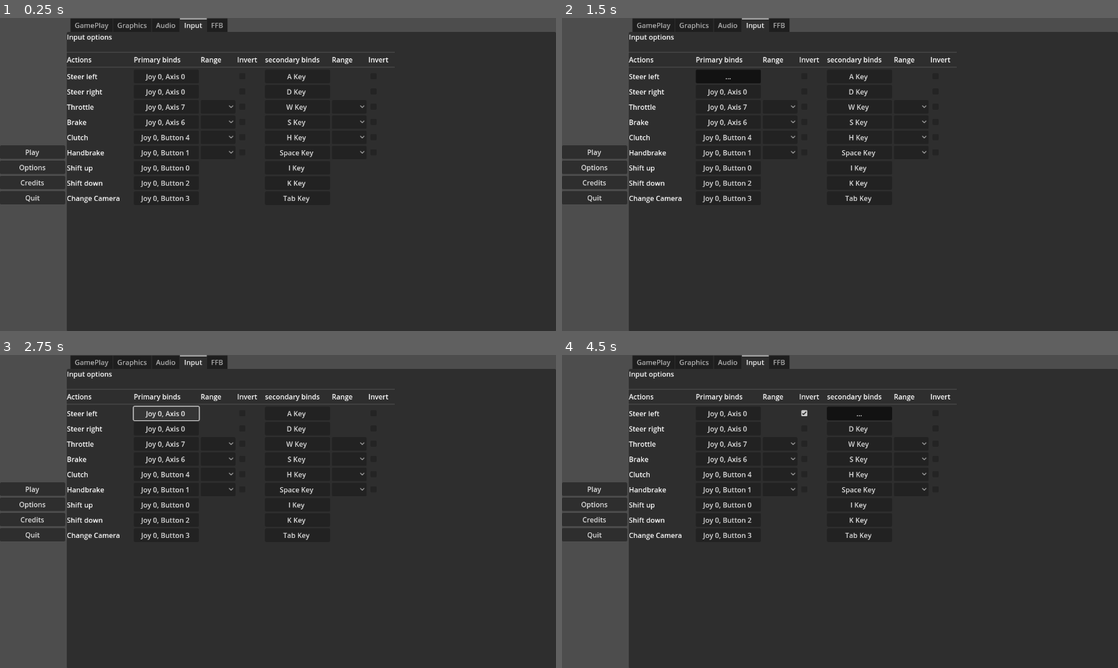
Above: before the commit, frames 1-4 (two rows, left to right).
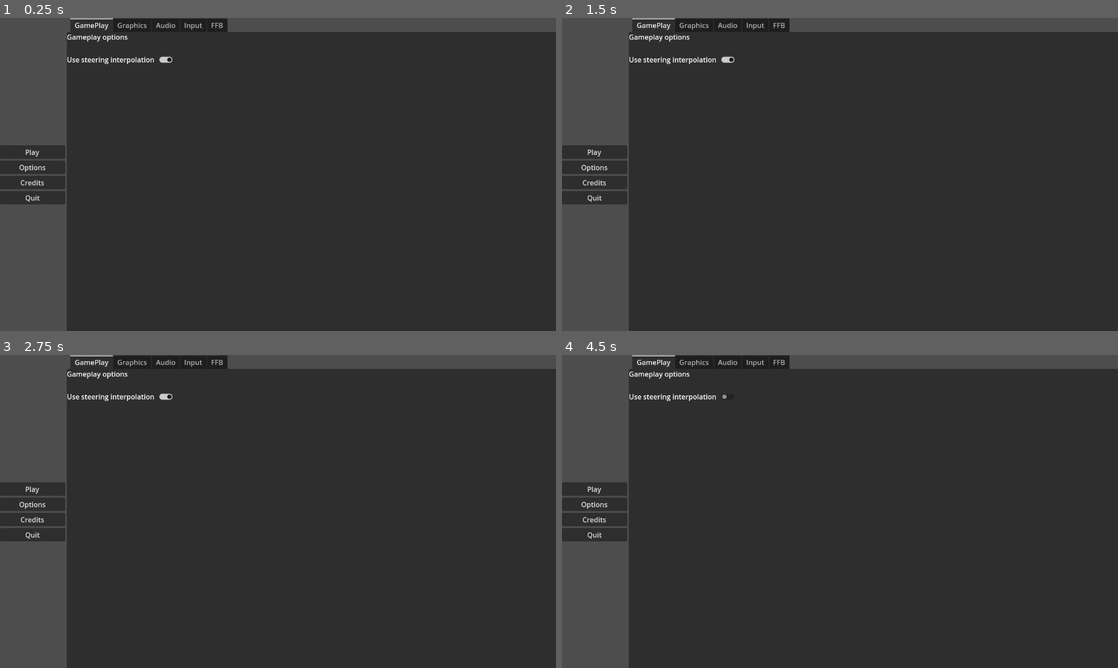
Above: after the commit, the same moments.

Repository: Dechode/Open-Throttle
Game: Godot game, scene res://scenes/gui/menus/main_menu.tscn
Same seed, same stepped clock (60 frames per second), same inputs: the game is played once before the commit and once after it.
Inputs (mouse positions are in pixels of both pictures, inside the frame that each line leads up to):
- Up to frame 1 (0.25 s): no input
- Up to frame 2 (1.5 s): click "Options" at 0.5 s; click (728, 77) at 1.25 s, where only the run before the commit has a clickable "Joy 0, Axis 0"
- Up to frame 3 (2.75 s): click (166, 414) at 2 s, where only the run before the commit has a clickable "..."
- Up to frame 4 (4.5 s): click (728, 395) at 2.77 s; click (812, 414) at 3.52 s; click (862, 414) at 4.25 s, where only the run before the commit has a clickable "A Key"

The runs differ from the first frame. In frame 1, 2.1% of the frame differs, in the area x 12-70%, y 0-60%; in frame 2, 2.6%; in frame 3, 2.2%; in frame 4, 2.6%.

Commit message:
Remove unused line

Diff:
--- a/scenes/gui/menus/car_button.gd
+++ b/scenes/gui/menus/car_button.gd
@@ -6,7 +6,6 @@
 @export var is_player := true
 
 func _on_car_button_pressed():
-	var driver_type := 0
 	var car_scene = load(car_path).instantiate()
 	var car_params = CarParameters.new()
 	var car: BaseCar
--- a/scenes/gui/menus/main_menu.tscn
+++ b/scenes/gui/menus/main_menu.tscn
@@ -84,28 +84,11 @@
 layout_mode = 2
 
 [node name="GamePlay" parent="HBoxContainer/Options" index="1"]
-visible = false
-layout_mode = 2
+visible = true
 
 [node name="VBoxContainer" parent="HBoxContainer/Options/GamePlay" index="0"]
-layout_mode = 0
-anchor_right = 0.0
-anchor_bottom = 0.0
-
-[node name="Label" parent="HBoxContainer/Options/GamePlay/VBoxContainer" index="0"]
-layout_mode = 2
-
-[node name="SteeringInterpolation" parent="HBoxContainer/Options/GamePlay/VBoxContainer" index="1"]
-layout_mode = 2
-
-[node name="Label" parent="HBoxContainer/Options/GamePlay/VBoxContainer/SteeringInterpolation" index="0"]
-layout_mode = 2
-
-[node name="CheckButton" parent="HBoxContainer/Options/GamePlay/VBoxContainer/SteeringInterpolation" index="1"]
-layout_mode = 2
-
-[node name="Graphics" parent="HBoxContainer/Options" index="2"]
-layout_mode = 2
+anchor_right = 0.0
+anchor_bottom = 0.0
 
 [node name="VBoxContainer" parent="HBoxContainer/Options/Graphics" index="0"]
 layout_mode = 1
@@ -113,362 +96,26 @@
 grow_horizontal = 2
 grow_vertical = 2
 
-[node name="Label" parent="HBoxContainer/Options/Graphics/VBoxContainer" index="0"]
-layout_mode = 2
-
-[node name="AspectRatio" parent="HBoxContainer/Options/Graphics/VBoxContainer" index="1"]
-layout_mode = 2
-
-[node name="Label" parent="HBoxContainer/Options/Graphics/VBoxContainer/AspectRatio" index="0"]
-layout_mode = 2
-
 [node name="OptionButton" parent="HBoxContainer/Options/Graphics/VBoxContainer/AspectRatio" index="1"]
 custom_minimum_size = Vector2(50, 0)
-layout_mode = 2
-selected = -1
-
-[node name="Resolution" parent="HBoxContainer/Options/Graphics/VBoxContainer" index="2"]
-layout_mode = 2
-
-[node name="Label" parent="HBoxContainer/Options/Graphics/VBoxContainer/Resolution" index="0"]
-layout_mode = 2
 
 [node name="OptionButton" parent="HBoxContainer/Options/Graphics/VBoxContainer/Resolution" index="1"]
 custom_minimum_size = Vector2(50, 0)
-layout_mode = 2
-
-[node name="Fullscreen" parent="HBoxContainer/Options/Graphics/VBoxContainer" index="3"]
-layout_mode = 2
-
-[node name="Label" parent="HBoxContainer/Options/Graphics/VBoxContainer/Fullscreen" index="0"]
-layout_mode = 2
-
-[node name="CheckButton" parent="HBoxContainer/Options/Graphics/VBoxContainer/Fullscreen" index="1"]
-layout_mode = 2
-
-[node name="VSync" parent="HBoxContainer/Options/Graphics/VBoxContainer" index="4"]
-layout_mode = 2
-
-[node name="Label" parent="HBoxContainer/Options/Graphics/VBoxContainer/VSync" index="0"]
-layout_mode = 2
-
-[node name="CheckButton" parent="HBoxContainer/Options/Graphics/VBoxContainer/VSync" index="1"]
-layout_mode = 2
-
-[node name="Shadows" parent="HBoxContainer/Options/Graphics/VBoxContainer" index="5"]
-layout_mode = 2
-
-[node name="Label" parent="HBoxContainer/Options/Graphics/VBoxContainer/Shadows" index="0"]
-layout_mode = 2
-
-[node name="CheckButton" parent="HBoxContainer/Options/Graphics/VBoxContainer/Shadows" index="1"]
-layout_mode = 2
-
-[node name="Audio" parent="HBoxContainer/Options" index="3"]
-layout_mode = 2
 
 [node name="VBoxContainer" parent="HBoxContainer/Options/Audio" index="0"]
-layout_mode = 0
-anchor_right = 0.0
-anchor_bottom = 0.0
-
-[node name="Label" parent="HBoxContainer/Options/Audio/VBoxContainer" index="0"]
-layout_mode = 2
-
-[node name="MasterVolume" parent="HBoxContainer/Options/Audio/VBoxContainer" index="1"]
-layout_mode = 2
-
-[node name="Label" parent="HBoxContainer/Options/Audio/VBoxContainer/MasterVolume" index="0"]
-layout_mode = 2
-
-[node name="HSlider" parent="HBoxContainer/Options/Audio/VBoxContainer/MasterVolume" index="1"]
-layout_mode = 2
-
-[node name="Label2" parent="HBoxContainer/Options/Audio/VBoxContainer/MasterVolume" index="2"]
-layout_mode = 2
+anchor_right = 0.0
+anchor_bottom = 0.0
 
 [node name="Input" parent="HBoxContainer/Options" index="4"]
-visible = true
-layout_mode = 2
+visible = false
 
 [node name="VBoxContainer" parent="HBoxContainer/Options/Input" index="0"]
-layout_mode = 0
-anchor_right = 0.0
-anchor_bottom = 0.0
-
-[node name="Label" parent="HBoxContainer/Options/Input/VBoxContainer" index="0"]
-layout_mode = 2
-
-[node name="HSeparator2" parent="HBoxContainer/Options/Input/VBoxContainer" index="1"]
-layout_mode = 2
-
-[node name="BindTitles" parent="HBoxContainer/Options/Input/VBoxContainer" index="2"]
-layout_mode = 2
-
-[node name="Label9" parent="HBoxContainer/Options/Input/VBoxContainer/BindTitles" index="0"]
-layout_mode = 2
-
-[node name="Label10" parent="HBoxContainer/Options/Input/VBoxContainer/BindTitles" index="1"]
-layout_mode = 2
-
-[node name="Label12" parent="HBoxContainer/Options/Input/VBoxContainer/BindTitles" index="2"]
-layout_mode = 2
-
-[node name="Label13" parent="HBoxContainer/Options/Input/VBoxContainer/BindTitles" index="3"]
-layout_mode = 2
-
-[node name="Label11" parent="HBoxContainer/Options/Input/VBoxContainer/BindTitles" index="4"]
-layout_mode = 2
-
-[node name="Label14" parent="HBoxContainer/Options/Input/VBoxContainer/BindTitles" index="5"]
-layout_mode = 2
-
-[node name="Label15" parent="HBoxContainer/Options/Input/VBoxContainer/BindTitles" index="6"]
-layout_mode = 2
-
-[node name="HSeparator" parent="HBoxContainer/Options/Input/VBoxContainer" index="3"]
-layout_mode = 2
-
-[node name="SteerLeft" parent="HBoxContainer/Options/Input/VBoxContainer" index="4"]
-layout_mode = 2
-
-[node name="Label" parent="HBoxContainer/Options/Input/VBoxContainer/SteerLeft" index="0"]
-layout_mode = 2
-
-[node name="BindButton" parent="HBoxContainer/Options/Input/VBoxContainer/SteerLeft" index="1"]
-layout_mode = 2
-
-[node name="HBoxContainer" parent="HBoxContainer/Options/Input/VBoxContainer/SteerLeft" index="2"]
-layout_mode = 2
-
-[node name="CheckBox" parent="HBoxContainer/Options/Input/VBoxContainer/SteerLeft" index="3"]
-layout_mode = 2
-
-[node name="BindButton2" parent="HBoxContainer/Options/Input/VBoxContainer/SteerLeft" index="4"]
-layout_mode = 2
-
-[node name="HBoxContainer2" parent="HBoxContainer/Options/Input/VBoxContainer/SteerLeft" index="5"]
-layout_mode = 2
-
-[node name="CheckBox2" parent="HBoxContainer/Options/Input/VBoxContainer/SteerLeft" index="6"]
-layout_mode = 2
-
-[node name="SteerRight" parent="HBoxContainer/Options/Input/VBoxContainer" index="5"]
-layout_mode = 2
-
-[node name="Label" parent="HBoxContainer/Options/Input/VBoxContainer/SteerRight" index="0"]
-layout_mode = 2
-
-[node name="BindButton" parent="HBoxContainer/Options/Input/VBoxContainer/SteerRight" index="1"]
-layout_mode = 2
-
-[node name="HBoxContainer" parent="HBoxContainer/Options/Input/VBoxContainer/SteerRight" index="2"]
-layout_mode = 2
-
-[node name="CheckBox" parent="HBoxContainer/Options/Input/VBoxContainer/SteerRight" index="3"]
-layout_mode = 2
-
-[node name="BindButton2" parent="HBoxContainer/Options/Input/VBoxContainer/SteerRight" index="4"]
-layout_mode = 2
-
-[node name="HBoxContainer2" parent="HBoxContainer/Options/Input/VBoxContainer/SteerRight" index="5"]
-layout_mode = 2
-
-[node name="CheckBox2" parent="HBoxContainer/Options/Input/VBoxContainer/SteerRight" index="6"]
-layout_mode = 2
-
-[node name="Throttle" parent="HBoxContainer/Options/Input/VBoxContainer" index="6"]
-layout_mode = 2
-
-[node name="Label" parent="HBoxContainer/Options/Input/VBoxContainer/Throttle" index="0"]
-layout_mode = 2
-
-[node name="BindButton" parent="HBoxContainer/Options/Input/VBoxContainer/Throttle" index="1"]
-layout_mode = 2
-
-[node name="OptionButton" parent="HBoxContainer/Options/Input/VBoxContainer/Throttle" index="2"]
-layout_mode = 2
-selected = -1
-
-[node name="CheckBox" parent="HBoxContainer/Options/Input/VBoxContainer/Throttle" index="3"]
-layout_mode = 2
-
-[node name="BindButton2" parent="HBoxContainer/Options/Input/VBoxContainer/Throttle" index="4"]
-layout_mode = 2
-
-[node name="OptionButton2" parent="HBoxContainer/Options/Input/VBoxContainer/Throttle" index="5"]
-layout_mode = 2
-selected = -1
-
-[node name="CheckBox2" parent="HBoxContainer/Options/Input/VBoxContainer/Throttle" index="6"]
-layout_mode = 2
-
-[node name="Brake" parent="HBoxContainer/Options/Input/VBoxContainer" index="7"]
-layout_mode = 2
-
-[node name="Label" parent="HBoxContainer/Options/Input/VBoxContainer/Brake" index="0"]
-layout_mode = 2
-
-[node name="BindButton" parent="HBoxContainer/Options/Input/VBoxContainer/Brake" index="1"]
-layout_mode = 2
-
-[node name="OptionButton" parent="HBoxContainer/Options/Input/VBoxContainer/Brake" index="2"]
-layout_mode = 2
-selected = -1
-
-[node name="CheckBox" parent="HBoxContainer/Options/Input/VBoxContainer/Brake" index="3"]
-layout_mode = 2
-
-[node name="BindButton2" parent="HBoxContainer/Options/Input/VBoxContainer/Brake" index="4"]
-layout_mode = 2
-
-[node name="OptionButton2" parent="HBoxContainer/Options/Input/VBoxContainer/Brake" index="5"]
-layout_mode = 2
-selected = -1
-
-[node name="CheckBox2" parent="HBoxContainer/Options/Input/VBoxContainer/Brake" index="6"]
-layout_mode = 2
-
-[node name="Clutch" parent="HBoxContainer/Options/Input/VBoxContainer" index="8"]
-layout_mode = 2
-
-[node name="Label" parent="HBoxContainer/Options/Input/VBoxContainer/Clutch" index="0"]
-layout_mode = 2
-
-[node name="BindButton" parent="HBoxContainer/Options/Input/VBoxContainer/Clutch" index="1"]
-layout_mode = 2
-
-[node name="OptionButton" parent="HBoxContainer/Options/Input/VBoxContainer/Clutch" index="2"]
-layout_mode = 2
-selected = -1
-
-[node name="CheckBox" parent="HBoxContainer/Options/Input/VBoxContainer/Clutch" index="3"]
-layout_mode = 2
-
-[node name="BindButton2" parent="HBoxContainer/Options/Input/VBoxContainer/Clutch" index="4"]
-layout_mode = 2
-
-[node name="OptionButton2" parent="HBoxContainer/Options/Input/VBoxContainer/Clutch" index="5"]
-layout_mode = 2
-selected = -1
-
-[node name="CheckBox2" parent="HBoxContainer/Options/Input/VBoxContainer/Clutch" index="6"]
-layout_mode = 2
-
-[node name="Handbrake" parent="HBoxContainer/Options/Input/VBoxContainer" index="9"]
-layout_mode = 2
-
-[node name="Label" parent="HBoxContainer/Options/Input/VBoxContainer/Handbrake" index="0"]
-layout_mode = 2
-
-[node name="BindButton" parent="HBoxContainer/Options/Input/VBoxContainer/Handbrake" index="1"]
-layout_mode = 2
-
-[node name="OptionButton" parent="HBoxContainer/Options/Input/VBoxContainer/Handbrake" index="2"]
-layout_mode = 2
-selected = -1
-
-[node name="CheckBox" parent="HBoxContainer/Options/Input/VBoxContainer/Handbrake" index="3"]
-layout_mode = 2
-
-[node name="BindButton2" parent="HBoxContainer/Options/Input/VBoxContainer/Handbrake" index="4"]
-layout_mode = 2
-
-[node name="OptionButton2" parent="HBoxContainer/Options/Input/VBoxContainer/Handbrake" index="5"]
-layout_mode = 2
-selected = -1
-
-[node name="CheckBox2" parent="HBoxContainer/Options/Input/VBoxContainer/Handbrake" index="6"]
-layout_mode = 2
-
-[node name="ShiftUp" parent="HBoxContainer/Options/Input/VBoxContainer" index="10"]
-layout_mode = 2
-
-[node name="Label" parent="HBoxContainer/Options/Input/VBoxContainer/ShiftUp" index="0"]
-layout_mode = 2
-
-[node name="BindButton" parent="HBoxContainer/Options/Input/VBoxContainer/ShiftUp" index="1"]
-layout_mode = 2
-
-[node name="HBoxContainer" parent="HBoxContainer/Options/Input/VBoxContainer/ShiftUp" index="2"]
-layout_mode = 2
-
-[node name="BindButton2" parent="HBoxContainer/Options/Input/VBoxContainer/ShiftUp" index="3"]
-layout_mode = 2
-
-[node name="ShiftDown" parent="HBoxContainer/Options/Input/VBoxContainer" index="11"]
-layout_mode = 2
-
-[node name="Label" parent="HBoxContainer/Options/Input/VBoxContainer/ShiftDown" index="0"]
-layout_mode = 2
-
-[node name="BindButton" parent="HBoxContainer/Options/Input/VBoxContainer/ShiftDown" index="1"]
-layout_mode = 2
-
-[node name="HBoxContainer" parent="HBoxContainer/Options/Input/VBoxContainer/ShiftDown" index="2"]
-layout_mode = 2
-
-[node name="BindButton2" parent="HBoxContainer/Options/Input/VBoxContainer/ShiftDown" index="3"]
-layout_mode = 2
-
-[node name="FFB" parent="HBoxContainer/Options" index="5"]
-layout_mode = 2
+anchor_right = 0.0
+anchor_bottom = 0.0
 
 [node name="VBoxContainer" parent="HBoxContainer/Options/FFB" index="0"]
-layout_mode = 0
-anchor_right = 0.0
-anchor_bottom = 0.0
-
-[node name="Title" parent="HBoxContainer/Options/FFB/VBoxContainer" index="0"]
-layout_mode = 2
-
-[node name="Label" parent="HBoxContainer/Options/FFB/VBoxContainer/Title" index="0"]
-layout_mode = 2
-
-[node name="Options" parent="HBoxContainer/Options/FFB/VBoxContainer" index="1"]
-layout_mode = 2
-
-[node name="Actions" parent="HBoxContainer/Options/FFB/VBoxContainer/Options" index="0"]
-layout_mode = 2
-
-[node name="FFBEnabled" parent="HBoxContainer/Options/FFB/VBoxContainer/Options/Actions" index="0"]
-layout_mode = 2
-
-[node name="FFBInverted" parent="HBoxContainer/Options/FFB/VBoxContainer/Options/Actions" index="1"]
-layout_mode = 2
-
-[node name="FFBGain" parent="HBoxContainer/Options/FFB/VBoxContainer/Options/Actions" index="2"]
-layout_mode = 2
-
-[node name="FFBMinForce" parent="HBoxContainer/Options/FFB/VBoxContainer/Options/Actions" index="3"]
-layout_mode = 2
-
-[node name="FFBFrontForce" parent="HBoxContainer/Options/FFB/VBoxContainer/Options/Actions" index="4"]
-layout_mode = 2
-
-[node name="FFBRearForce" parent="HBoxContainer/Options/FFB/VBoxContainer/Options/Actions" index="5"]
-layout_mode = 2
-
-[node name="Values" parent="HBoxContainer/Options/FFB/VBoxContainer/Options" index="1"]
-layout_mode = 2
-
-[node name="FFBEnabled" parent="HBoxContainer/Options/FFB/VBoxContainer/Options/Values" index="0"]
-layout_mode = 2
-
-[node name="FFBEnabled2" parent="HBoxContainer/Options/FFB/VBoxContainer/Options/Values" index="1"]
-layout_mode = 2
-
-[node name="FFBGain" parent="HBoxContainer/Options/FFB/VBoxContainer/Options/Values" index="2"]
-layout_mode = 2
-
-[node name="FFBMinForce" parent="HBoxContainer/Options/FFB/VBoxContainer/Options/Values" index="3"]
-layout_mode = 2
-
-[node name="FFBFrontForce" parent="HBoxContainer/Options/FFB/VBoxContainer/Options/Values" index="4"]
-layout_mode = 2
-
-[node name="FFBRearForce" parent="HBoxContainer/Options/FFB/VBoxContainer/Options/Values" index="5"]
-layout_mode = 2
+anchor_right = 0.0
+anchor_bottom = 0.0
 
 [node name="PlayMenu" type="TabContainer" parent="HBoxContainer"]
 visible = false
--- a/scenes/gui/menus/options_tab.tscn
+++ b/scenes/gui/menus/options_tab.tscn
@@ -12,7 +12,6 @@
 script = ExtResource("1")
 
 [node name="GamePlay" type="TabBar" parent="."]
-visible = false
 layout_mode = 2
 
 [node name="VBoxContainer" type="VBoxContainer" parent="GamePlay"]
@@ -142,6 +141,7 @@
 text = "50"
 
 [node name="Input" type="TabBar" parent="."]
+visible = false
 layout_mode = 2
 
 [node name="VBoxContainer" type="VBoxContainer" parent="Input"]
